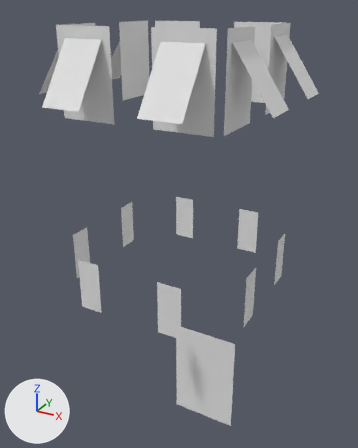
A saved change to the COLLADA model binaries/data/mods/public/art/meshes/props/hele_wall_tower_props.dae.
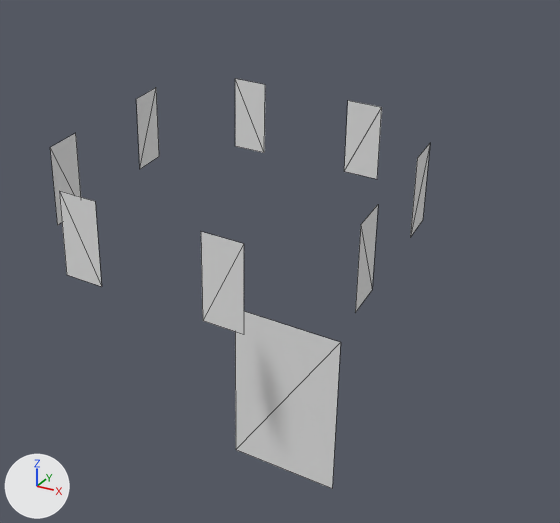
Each version appears first whole from a 50 mm camera at (0.19, -0.346, 0.454) aimed at (-0.007, 0.012, 0.275), and next in a close-up on the part from 13% to 100% of the width and 34% to 99% of the height. Every picture has the same lights, and +X, +Y and +Z are marked at lower left. The close-ups show mesh edges as thin lines. Where no turn or scale is listed for an object, it has been applied to the vertices.

The first close-up shows 'default01-Pivot'.
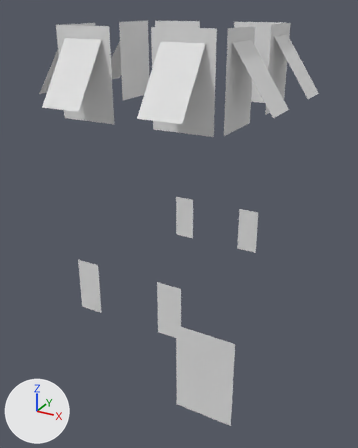
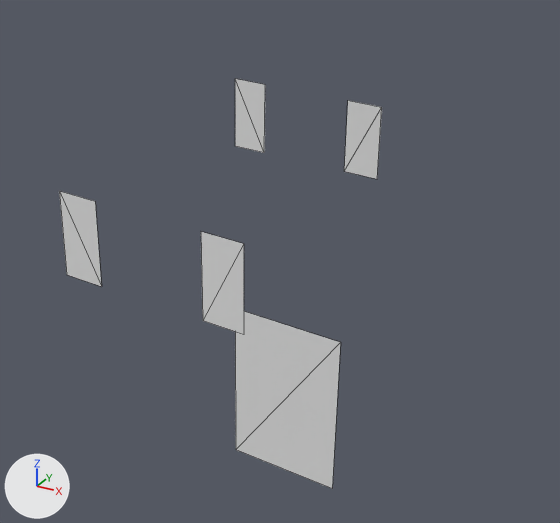
The change, as a diff of the scene's bpy script:
```diff
--- a/binaries/data/mods/public/art/meshes/props/hele_wall_tower_props.dae.py
+++ b/binaries/data/mods/public/art/meshes/props/hele_wall_tower_props.dae.py
@@ me_default01mesh @@
 me_default01mesh.from_pydata(...)  # 92 vertices, 46 faces; spans x -0.094..0.094, y -0.094..0.08, z -0.214..0.214
 # used by ob_default01_pivot; location = (0.0, -0.0001, 0.2279)
+# me_default01mesh part 1: the loose piece of 4 vertices spanning x 0.08, y -0.044..-0.024, z 0.0..0.043 is deleted
+# me_default01mesh part 2: the loose piece of 4 vertices spanning x -0.08, y -0.046..-0.027, z 0.0..0.043 is deleted
+# me_default01mesh part 3: the loose piece of 4 vertices spanning x 0.08, y 0.028..0.048, z 0.0..0.043 is deleted
+# me_default01mesh part 4: the loose piece of 4 vertices spanning x -0.08, y 0.026..0.046, z 0.0..0.043 is deleted
 me_default01mesh.materials.append(mat_09___default)
```

Boxes (x1, y1, x2, y2) around the edits, measured in the close-ups (560 x 523 px):
'default01-Pivot', reshaped
    before: (50, 79, 430, 488)
    after: (59, 79, 382, 488)
part 1 of me_default01mesh, deleted
    before: (355, 205, 378, 313)
part 2 of me_default01mesh, deleted
    before: (50, 133, 81, 225)
part 3 of me_default01mesh, deleted
    before: (410, 144, 430, 237)
part 4 of me_default01mesh, deleted
    before: (136, 88, 159, 169)
